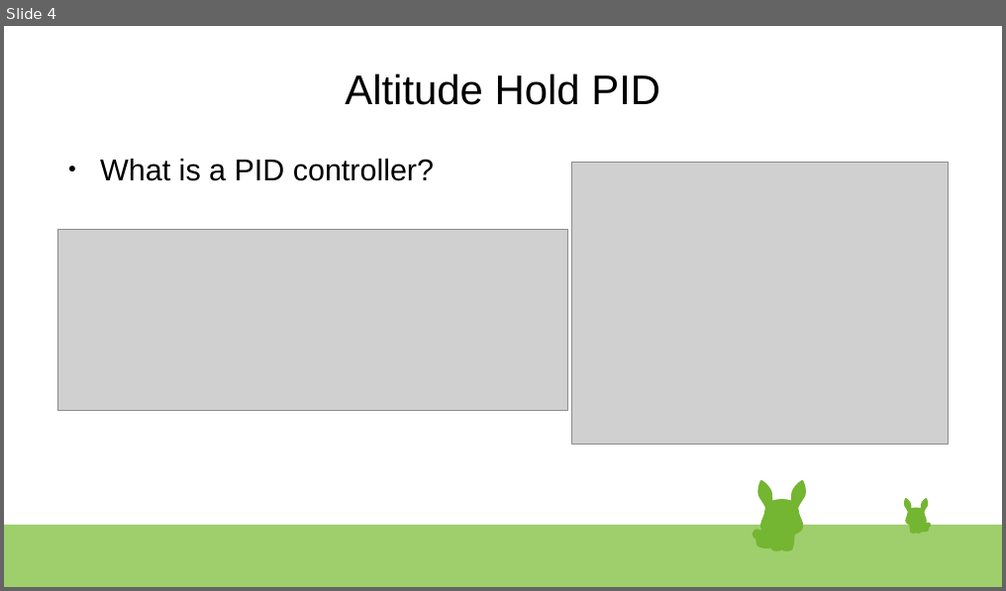
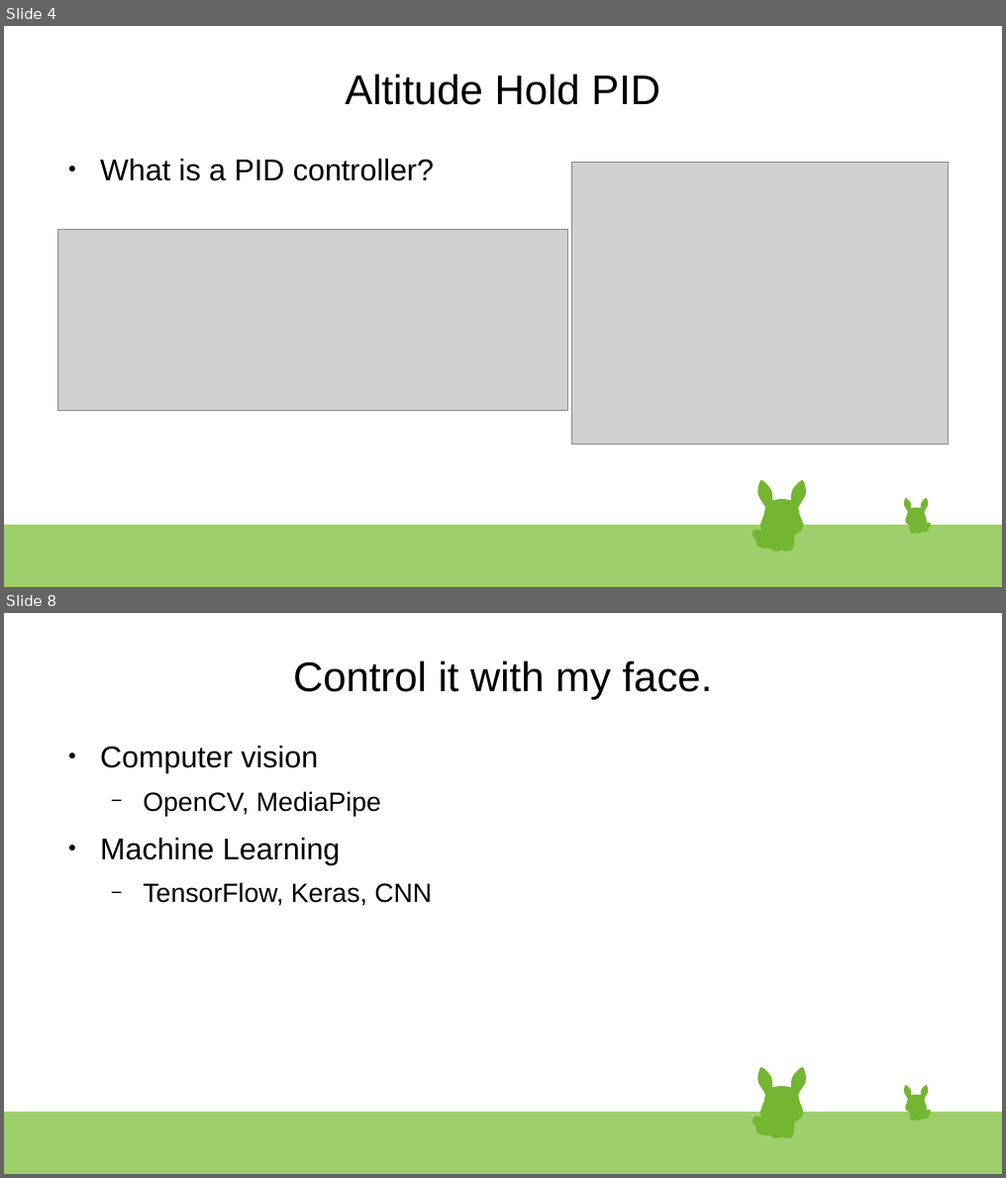
Before and after one commit to Trenton-Ruf/Intelligent_Robotics, a slide deck: reports/Fall/presentation/presentation.odp. Shown one above the other, each under a label of ours: slide 4 before the commit, slides 4 and 8 after it; the slides between them are not shown. The pictures are 1006x591 and 1006x1178 pixels, drawn with LibreOffice and Linux fonts; fonts in the diff are those of the drawing; grey boxes stand for pictures. Boxes give left, top, right and bottom in pixels: in the first picture for what was removed or moved away, otherwise in the second. Text is boxed around its words. In the diff, an @@ line names an element or a change of style, - is before the commit and + after.

```diff
--- a/reports/Fall/presentation/presentation.odp
+++ b/reports/Fall/presentation/presentation.odp
@@ slide 8 added at (4,613,1002,1174), background #FFFFFF; not listed: 47 template elements that a slide beside it also shows @@
@@ title added at (293,661,713,700), 33 pt, text #000000 @@
+Control it with my face.
@@ text added at (100,746,432,906), 21 pt, text #000000 @@
+● Computer vision
+  − OpenCV, MediaPipe
+● Machine Learning
+  − TensorFlow, Keras, CNN
```
Also in this commit, not shown: 1 slide changed, 5 other slides added, 1 slide removed, 1 other file.
